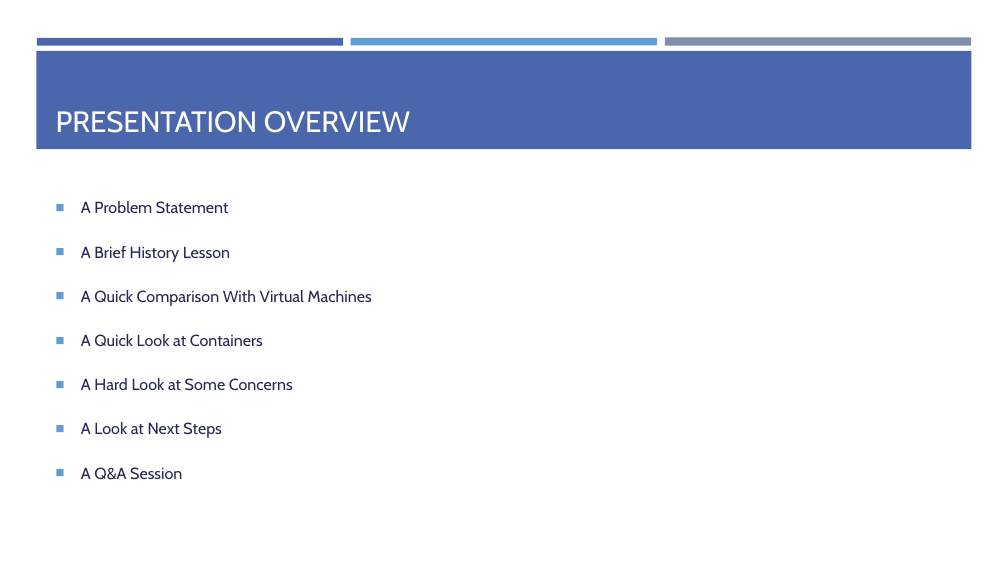
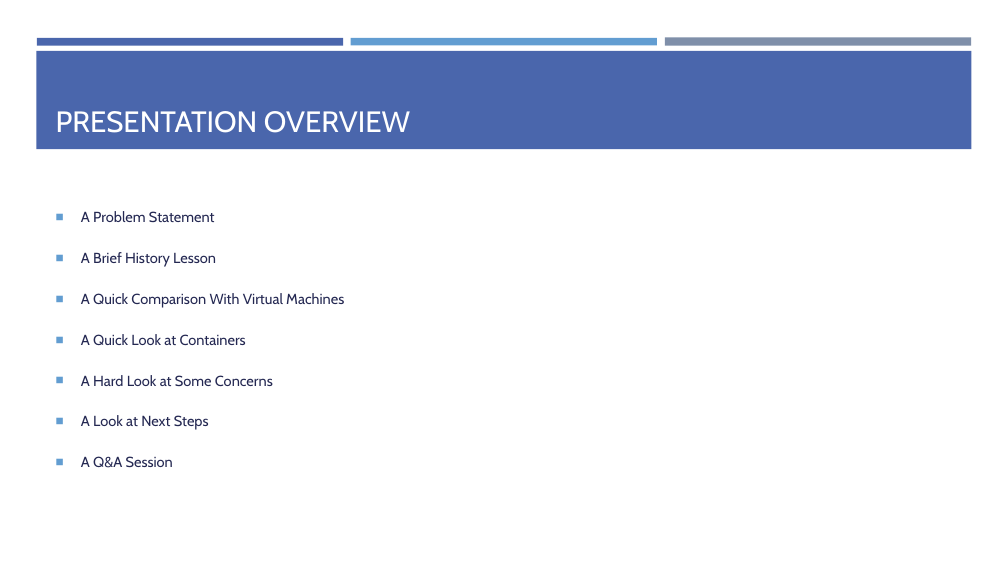
Before and after one commit to EnterpriseProductsLP/introduction-to-docker, a slide deck: slide 3 of presentation/presentation.pptx. Drawn at 1008x567 pixels with LibreOffice and Linux fonts; fonts in the diff are those of the drawing. Boxes give left, top, right and bottom in pixels: in the first picture for what was removed or moved away, otherwise in the second. Text is boxed around its words. In the diff, an @@ line names an element or a change of style, - is before the commit and + after.

```diff
--- a/presentation/presentation.pptx
+++ b/presentation/presentation.pptx
@@ text "A Problem Statement" at (x1=81, y1=211, x2=344, y2=468): size 15.3 to 13.9 pt @@
```
Also in this commit, not shown: 3 other slides changed, 2 slides removed.
